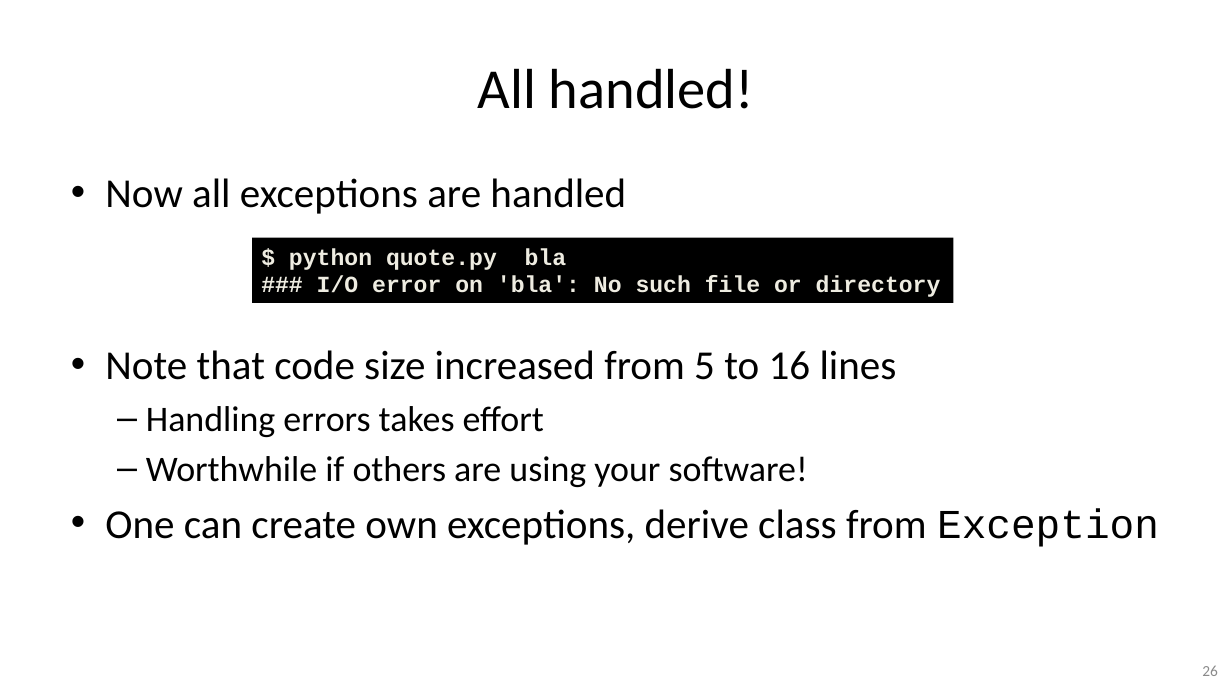
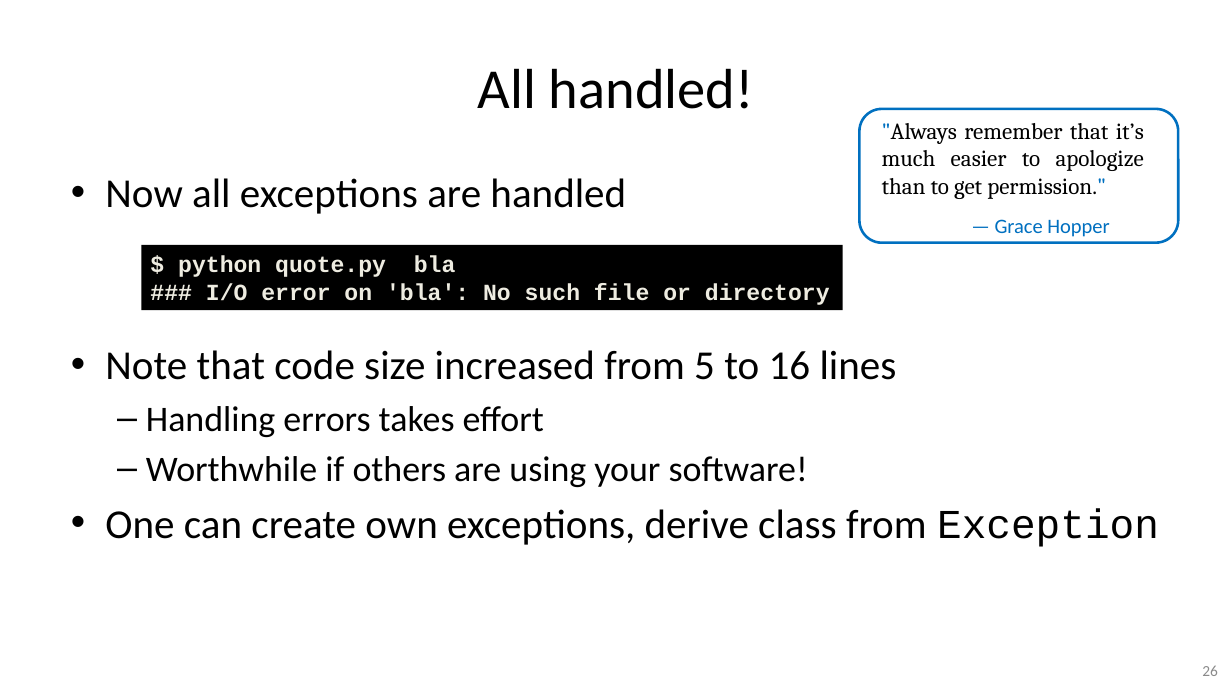
Before and after one commit to gjbex/Python-software-engineering, a slide deck: slide 26 of python_software_engineering.pptx. Drawn at 1232x693 pixels with LibreOffice and Linux fonts; fonts in the diff are those of the drawing. Boxes give left, top, right and bottom in pixels: in the first picture for what was removed or moved away, otherwise in the second. Text is boxed around its words. In the diff, an @@ line names an element or a change of style, - is before the commit and + after.

```diff
--- a/python_software_engineering.pptx
+++ b/python_software_engineering.pptx
@@ rounded rectangle added at (x1=860, y1=109, x2=1178, y2=243), fill #FFFFFF, outline #0070C0 2 pt @@
@@ text added at (x1=882, y1=123, x2=1144, y2=199), 18 pt, text #000000 @@
+"Always remember that it’s much easier to apologize than to get permission."
@@ text added at (x1=995, y1=219, x2=1109, y2=237), 16 pt, text #0070C0 @@
+— Grace Hopper
@@ rectangle "$ python quote.py bla" moved from (x1=252, y1=238, x2=954, y2=303) to (x1=141, y1=245, x2=843, y2=311) @@
```
Also in this commit, not shown: 3 other slides changed.
